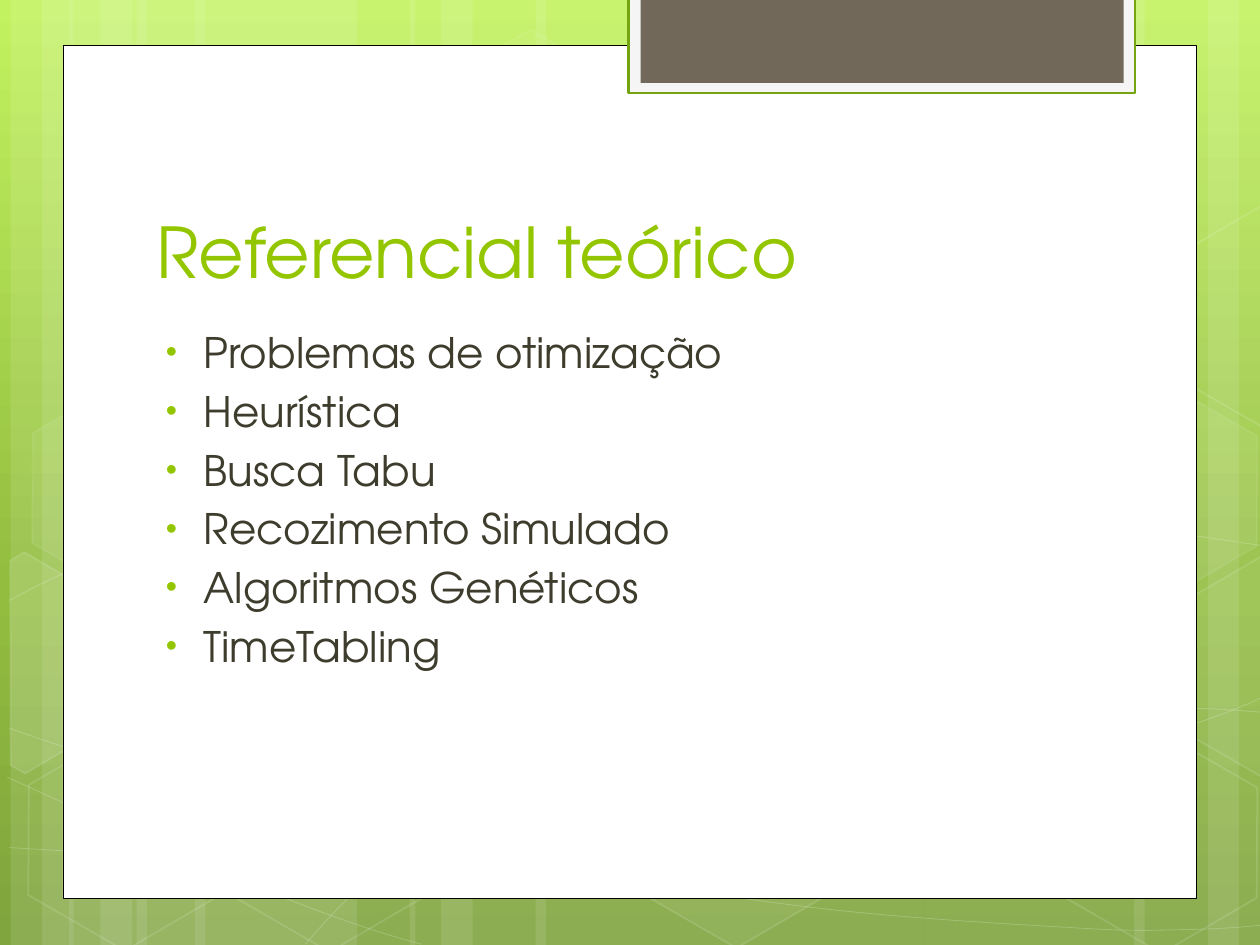
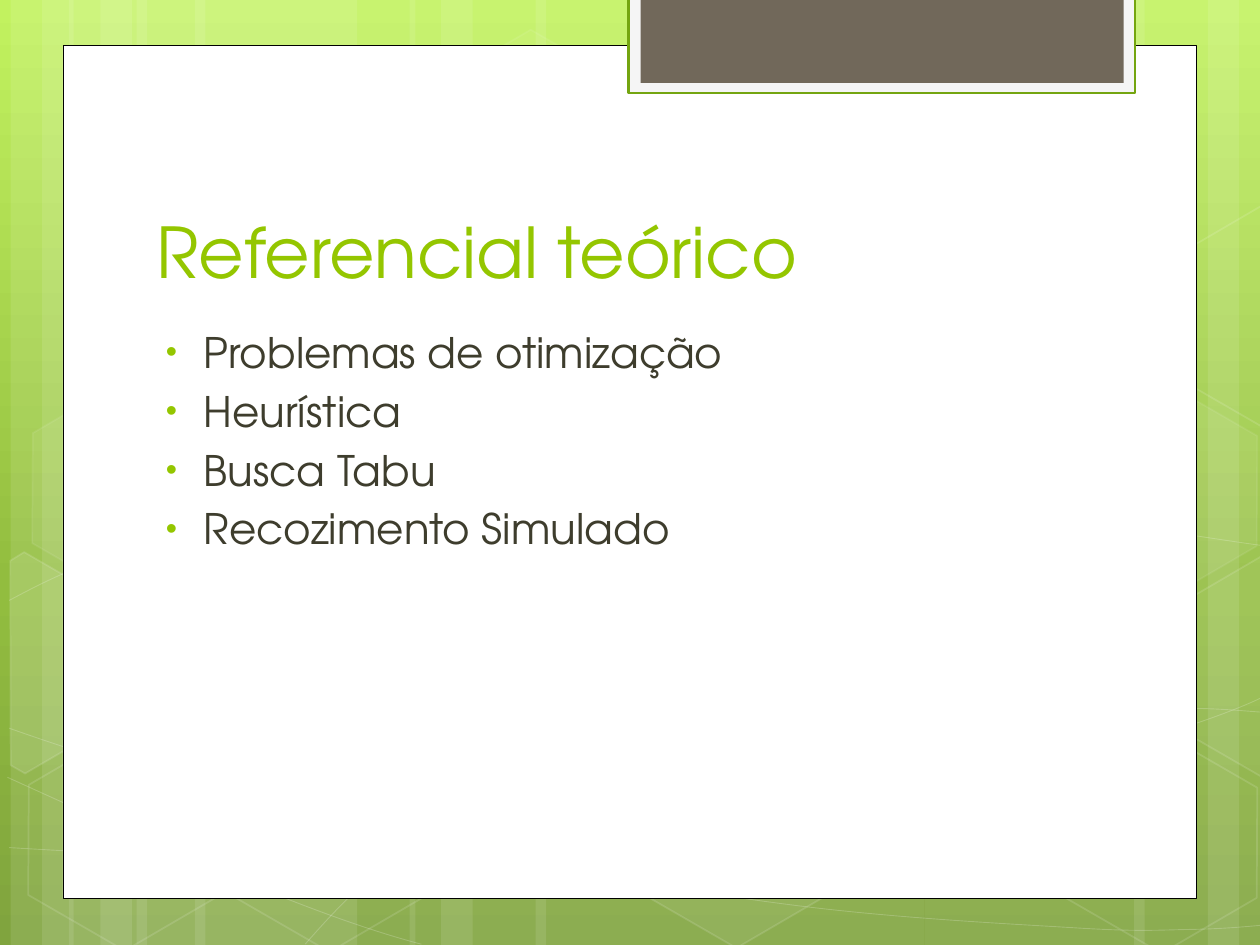
Before and after one commit to alexandregme/tcc2, a slide deck: slide 6 of Apresentação.pptx (slide 7 before the commit). Drawn at 1260x945 pixels with LibreOffice and Linux fonts; fonts in the diff are those of the drawing. Boxes give left, top, right and bottom in pixels: in the first picture for what was removed or moved away, otherwise in the second. Text is boxed around its words. In the diff, an @@ line names an element or a change of style, - is before the commit and + after.

```diff
--- a/Apresentação.pptx
+++ b/Apresentação.pptx
@@ text at <box>204,571,638,671</box>: paragraphs removed @@
-• Algoritmos Genéticos
-• TimeTabling
```
Also in this commit, not shown: 11 other slides changed, 6 slides added, 3 slides removed, 2 other files.
